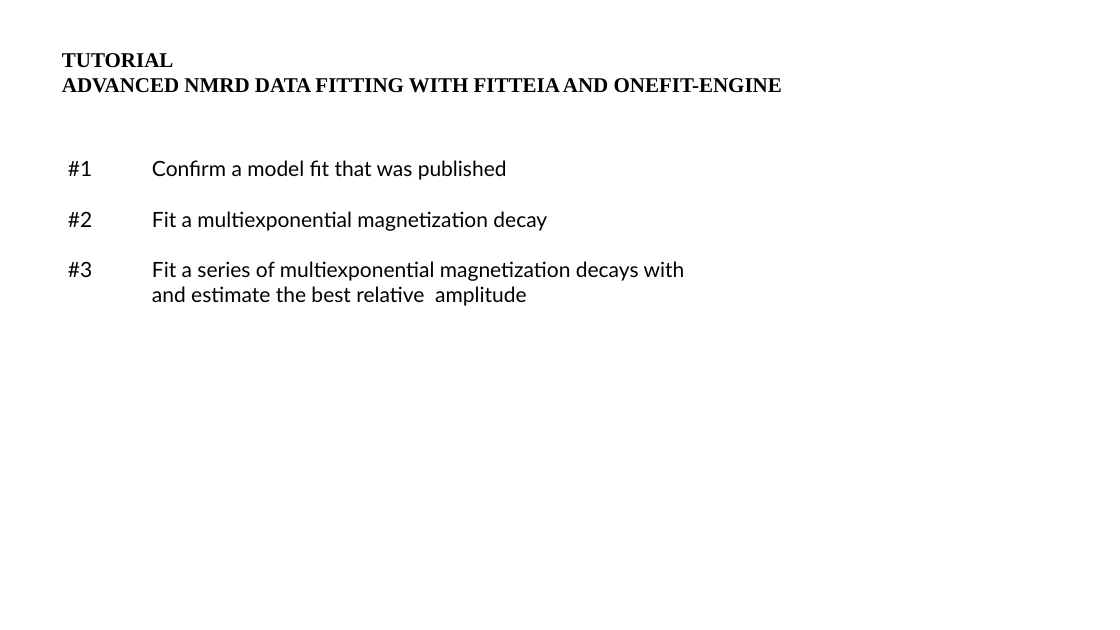
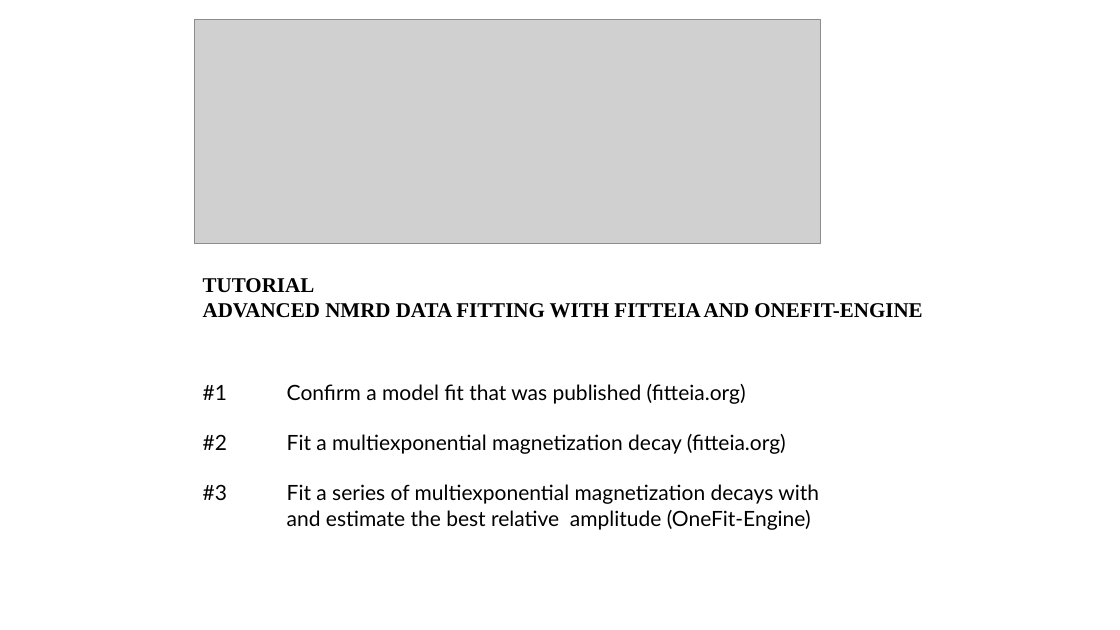
Before and after one commit to fitteia/OneFit-Engine-APIs, a slide deck: slide 1 of Zakopane2026/start.pptx. Drawn at 1120x630 pixels with LibreOffice and Linux fonts; fonts in the diff are those of the drawing; grey boxes stand for pictures. Boxes give left, top, right and bottom in pixels: in the first picture for what was removed or moved away, otherwise in the second. Text is boxed around its words. In the diff, an @@ line names an element or a change of style, - is before the commit and + after.

```diff
--- a/Zakopane2026/start.pptx
+++ b/Zakopane2026/start.pptx
@@ picture added at [195, 20, 822, 245] @@
@@ text "TUTORIAL": place and size @@
-text "TUTORIAL" at [62, 53, 782, 93]
+text "TUTORIAL" at [203, 278, 922, 318]
@@ text "#1 Confirm a model fit ...": place and size @@
-text "#1 Confirm a model fit ..." at [68, 160, 685, 306]
+text "#1 Confirm a model fit ..." at [203, 384, 819, 530]
@@ text at [203, 384, 786, 454]: text changed @@
-#1 Confirm a model fit that was published
-#2 Fit a multiexponential magnetization decay
+#1 Confirm a model fit that was published (fitteia.org)
+#2 Fit a multiexponential magnetization decay (fitteia.org)
@@ text at [287, 510, 811, 530]: text changed @@
-and estimate the best relative amplitude
+and estimate the best relative amplitude (OneFit-Engine)
```
Also in this commit, not shown: 1 slide added, 1 slide removed.
